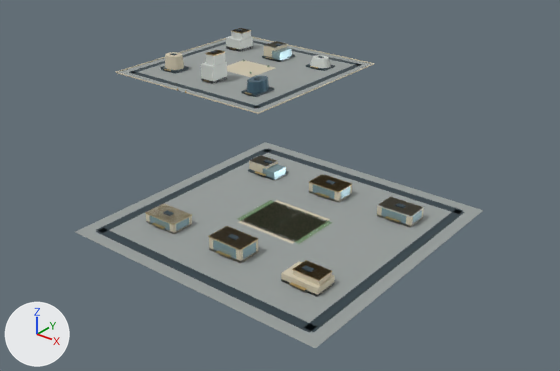
An edit to the glTF model web/public/assets/3d/ampliworld/GC-CITY-2030/GC-TILE-09-27.glb, drawn before and after from the same camera.
One viewpoint serves both versions: a 50 mm lens placed at (-297.0, -12835.0, 431.0), pointed at (-948.0, -12020.0, -74.0). The lights are fixed; the arrows at lower left show +X, +Y and +Z. The picture after the commit comes second. Where no turn or scale is listed for an object, it has been applied to the vertices. Vertices at exactly the same position are counted once.

The older version as bpy lines, for what is in view:
```python
ob_gc_tile_09_27_blue = bpy.data.objects.new('GC-TILE-09-27-blue', me_mesh_8)
ob_gc_tile_09_27_blue.location = (0.0, 0.0, 0.0)
ob_gc_tile_09_27_dark = bpy.data.objects.new('GC-TILE-09-27-dark', me_mesh_1)
ob_gc_tile_09_27_dark.location = (0.0, 0.0, 0.0)
ob_gc_tile_09_27_field = bpy.data.objects.new('GC-TILE-09-27-field', me_mesh_9)
ob_gc_tile_09_27_field.location = (0.0, 0.0, 0.0)
ob_gc_tile_09_27_glass = bpy.data.objects.new('GC-TILE-09-27-glass', me_mesh_7)
ob_gc_tile_09_27_glass.location = (0.0, 0.0, 0.0)
ob_gc_tile_09_27_gold = bpy.data.objects.new('GC-TILE-09-27-gold', me_mesh_5)
ob_gc_tile_09_27_gold.location = (0.0, 0.0, 0.0)
ob_gc_tile_09_27_ivory = bpy.data.objects.new('GC-TILE-09-27-ivory', me_mesh_2)
ob_gc_tile_09_27_ivory.location = (0.0, 0.0, 0.0)
ob_gc_tile_09_27_paving = bpy.data.objects.new('GC-TILE-09-27-paving', me_mesh_0)
ob_gc_tile_09_27_paving.location = (0.0, 0.0, 0.0)
ob_gc_tile_09_27_white = bpy.data.objects.new('GC-TILE-09-27-white', me_mesh_6)
ob_gc_tile_09_27_white.location = (0.0, 0.0, 0.0)
```
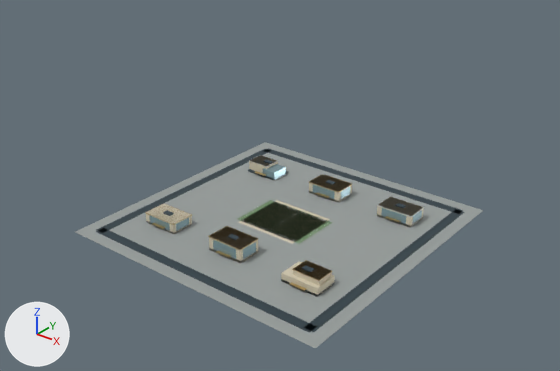
Diff of the bpy script that builds the scene:
```diff
--- a/web/public/assets/3d/ampliworld/GC-CITY-2030/GC-TILE-09-27.glb.py
+++ b/web/public/assets/3d/ampliworld/GC-CITY-2030/GC-TILE-09-27.glb.py
@@ me_mesh_0 @@
-me_mesh_0.from_pydata(...)  # 16 vertices, 24 faces; spans x -1379.0..-621.0, y -12379.0..-11621.0, z 0.0
+me_mesh_0.from_pydata(...)  # 8 vertices, 12 faces; spans x -959.0..-621.0, y -12379.0..-12041.0, z 0.0
+# me_mesh_0 part 1: the loose piece of 8 vertices spanning x -1379.0..-1041.0, y -11959.0..-11621.0, z 0.0 is deleted
 me_mesh_0.materials.append(mat_paving)
@@ me_mesh_1 @@
-me_mesh_1.from_pydata(...)  # 256 vertices, 384 faces; spans x -1364.0..-636.0, y -12364.0..-11636.0, z 0.0..52.0
+me_mesh_1.from_pydata(...)  # 128 vertices, 192 faces; spans x -944.0..-636.0, y -12364.0..-12056.0, z 0.0..18.0
+# me_mesh_1 part 2: 16 loose pieces with 128 vertices, spanning x -1364.0..-1056.0, y -11944.0..-11636.0, z 0.0..52.0, are deleted
 me_mesh_1.materials.append(mat_dark)
@@ me_mesh_2 @@
-me_mesh_2.from_pydata(...)  # 142 vertices, 220 faces; spans x -1380.0..-668.0, y -12312.0..-11620.0, z 0.0..28.0
+me_mesh_2.from_pydata(...)  # 64 vertices, 96 faces; spans x -912.0..-668.0, y -12312.0..-12104.0, z 0.0..17.0
+# me_mesh_2 part 3: 8 loose pieces with 78 vertices, spanning x -1380.0..-1040.0, y -11960.0..-11620.0, z 0.0..28.0, are deleted
 me_mesh_2.materials.append(mat_ivory)
@@ me_mesh_5 @@
-me_mesh_5.from_pydata(...)  # 358 vertices, 600 faces; spans x -1327.0..-669.0, y -12316.0..-11681.0, z 0.0..51.0
+me_mesh_5.from_pydata(...)  # 80 vertices, 120 faces; spans x -913.0..-669.0, y -12316.0..-12103.0, z 4.0..17.0
+# me_mesh_5 part 6: 19 loose pieces with 278 vertices, spanning x -1327.0..-1091.0, y -11960.0..-11681.0, z 0.0..51.0, are deleted
 me_mesh_5.materials.append(mat_gold)
@@ me_mesh_6 @@
-me_mesh_6.from_pydata(...)  # 166 vertices, 256 faces; spans x -1329.0..-667.0, y -12239.0..-11679.0, z 0.0..51.0
+me_mesh_6.from_pydata(...)  # 104 vertices, 156 faces; spans x -913.0..-667.0, y -12239.0..-12103.0, z 0.0..15.0
+# me_mesh_6 part 5: 6 loose pieces with 62 vertices, spanning x -1329.0..-1090.0, y -11896.0..-11679.0, z 0.0..51.0, are deleted
 me_mesh_6.materials.append(mat_white)
@@ me_mesh_7 @@
-me_mesh_7.from_pydata(...)  # 144 vertices, 216 faces; spans x -1207.0..-667.0, y -12313.0..-11684.0, z 0.0..18.0
+me_mesh_7.from_pydata(...)  # 136 vertices, 204 faces; spans x -913.0..-667.0, y -12313.0..-12103.0, z 0.0..15.0
+# me_mesh_7 part 4: the loose piece of 8 vertices spanning x -1207.0..-1189.0, y -11721.0..-11684.0, z 0.0..18.0 is deleted
 me_mesh_7.materials.append(mat_glass)
@@ ob_gc_tile_09_27_blue @@
-ob_gc_tile_09_27_blue = bpy.data.objects.new('GC-TILE-09-27-blue', me_mesh_8)
```

Pixel boxes [x1, y1, x2, y2] of what changed, in the pictures (560 x 371 px):
'GC-TILE-09-27-paving', reshaped (33% shorter): before [75, 38, 483, 348]; after [75, 142, 483, 348]
'GC-TILE-09-27-dark', reshaped (39% shorter): before [96, 29, 464, 333]; after [96, 148, 464, 333]
'GC-TILE-09-27-ivory', reshaped (10% narrower, 45% shorter): before [116, 37, 424, 296]; after [146, 155, 424, 296]
'GC-TILE-09-27-white', reshaped (19% narrower, 59% shorter): before [201, 28, 423, 242]; after [243, 155, 423, 242]
'GC-TILE-09-27-gold', reshaped (54% shorter): before [145, 28, 400, 291]; after [145, 171, 400, 291]
'GC-TILE-09-27-glass', reshaped (55% shorter): before [149, 47, 422, 259]; after [149, 164, 422, 259]
'GC-TILE-09-27-blue', deleted: before [246, 76, 269, 94]
part 1 of me_mesh_0, deleted: before [119, 38, 371, 112]
part 2 of me_mesh_1, deleted: before [129, 29, 361, 109]
part 3 of me_mesh_2, deleted: before [116, 37, 375, 114]
part 4 of me_mesh_7, deleted: before [272, 47, 292, 62]
part 5 of me_mesh_6, deleted: before [201, 28, 331, 84]
part 6 of me_mesh_5, deleted: before [164, 28, 318, 94]
